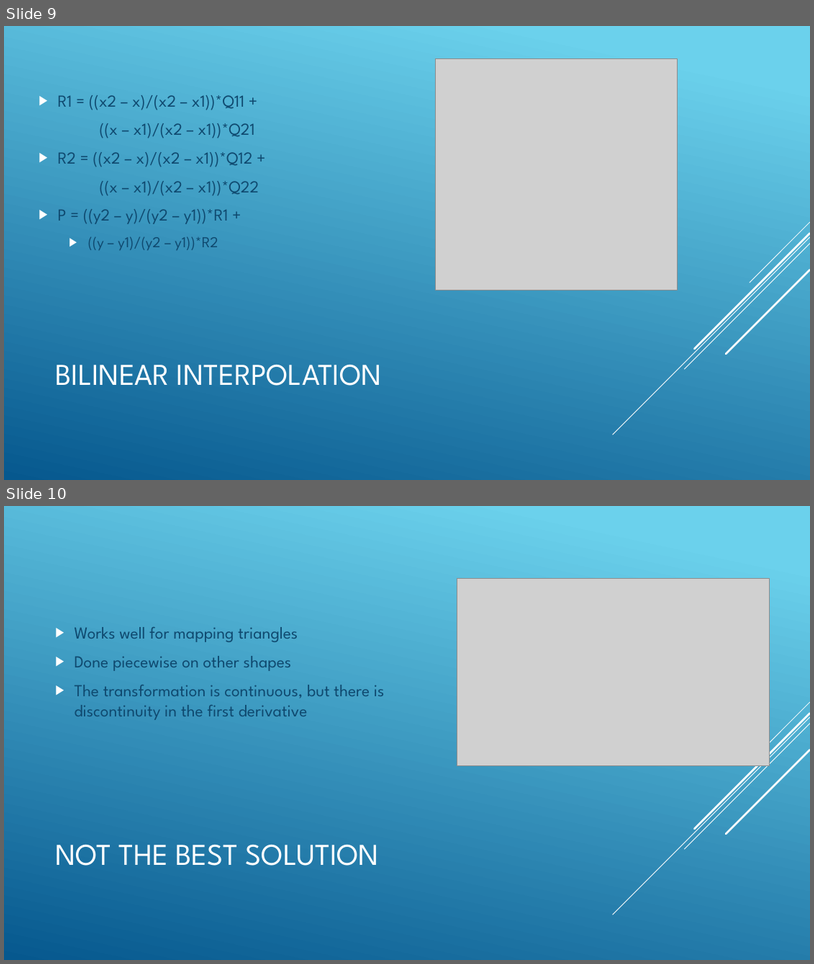
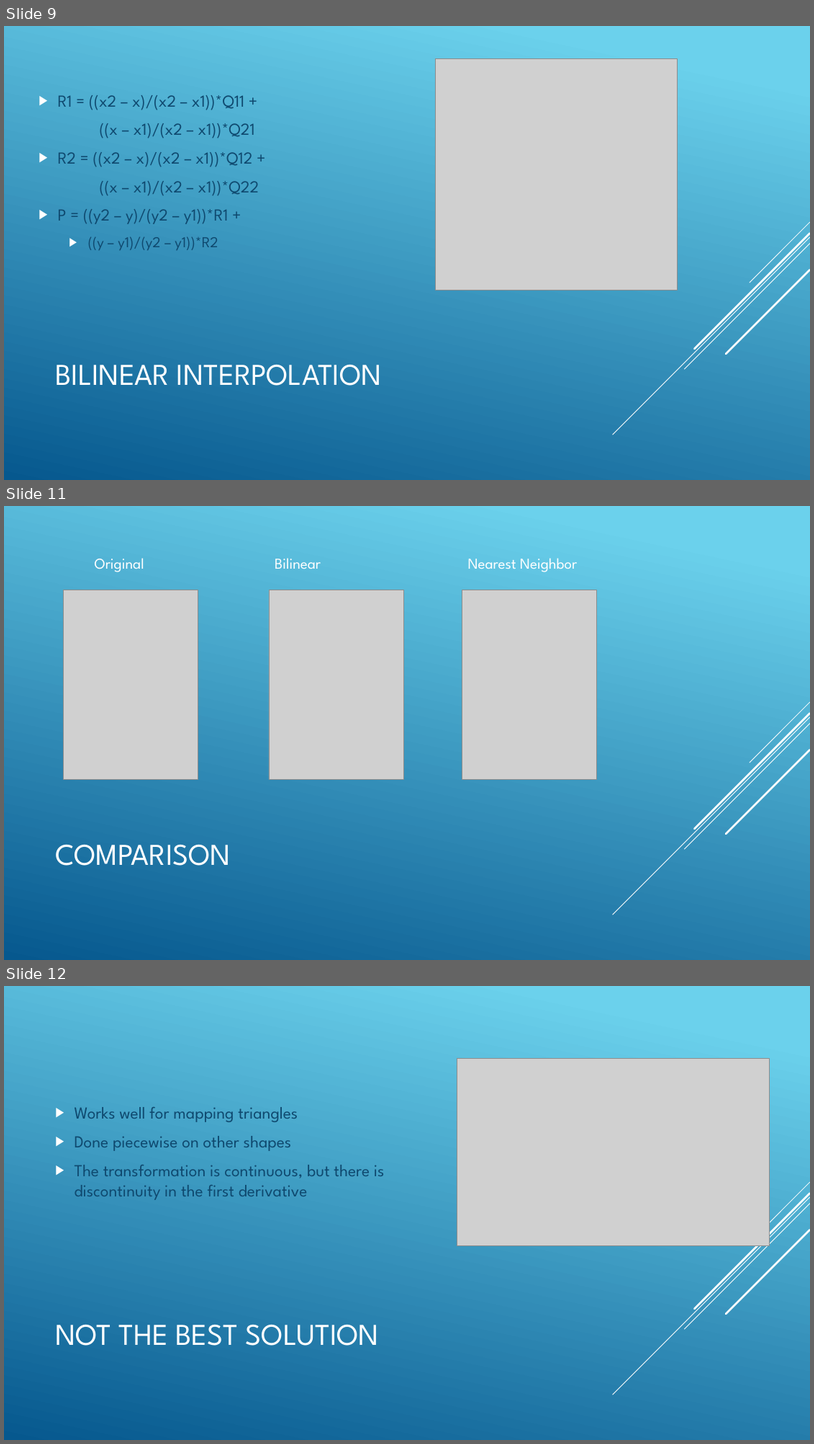
Before and after one commit to jcmanke/ImageProcessingProject, a slide deck: General Morphing.pptx. Shown one above the other, each under a label of ours: slides 9 and 10 before the commit, slides 9, 11 and 12 after it; the slides between them are not shown. The pictures are 814x964 and 814x1444 pixels, drawn with LibreOffice and Linux fonts; fonts in the diff are those of the drawing; grey boxes stand for pictures. Boxes give left, top, right and bottom in pixels: in the first picture for what was removed or moved away, otherwise in the second. Text is boxed around its words. In the diff, an @@ line names an element or a change of style, - is before the commit and + after.

```diff
--- a/General Morphing.pptx
+++ b/General Morphing.pptx
@@ slide 11 added at <box>4,506,810,960</box>, background gradient #6ED2EB to #06588E; not listed: 5 template elements that a slide beside it also shows @@
@@ text added at <box>95,558,144,572</box>, 18 pt, text #FFFFFF @@
+Original
@@ text added at <box>275,558,321,569</box>, 18 pt, text #FFFFFF @@
+Bilinear
@@ text added at <box>468,558,577,572</box>, 18 pt, text #FFFFFF @@
+Nearest Neighbor
@@ picture added at <box>63,590,198,779</box> @@
@@ picture added at <box>269,590,404,779</box> @@
@@ picture added at <box>462,590,597,779</box> @@
@@ title added at <box>55,844,231,865</box>, 36 pt, text #FFFFFF @@
+COMPARISON
@@ what was slide 10 is now slide 12 @@
```
Also in this commit, not shown: 1 other slide added, 6 other files.
